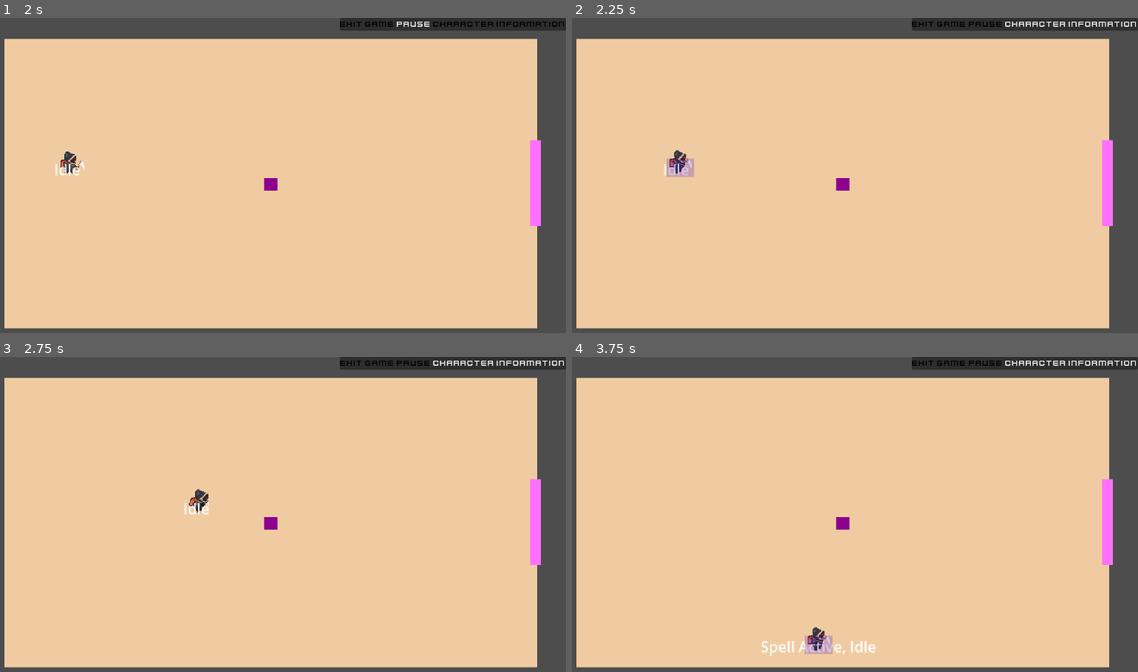
Above: before the commit, frames 1-4 (two rows, left to right).
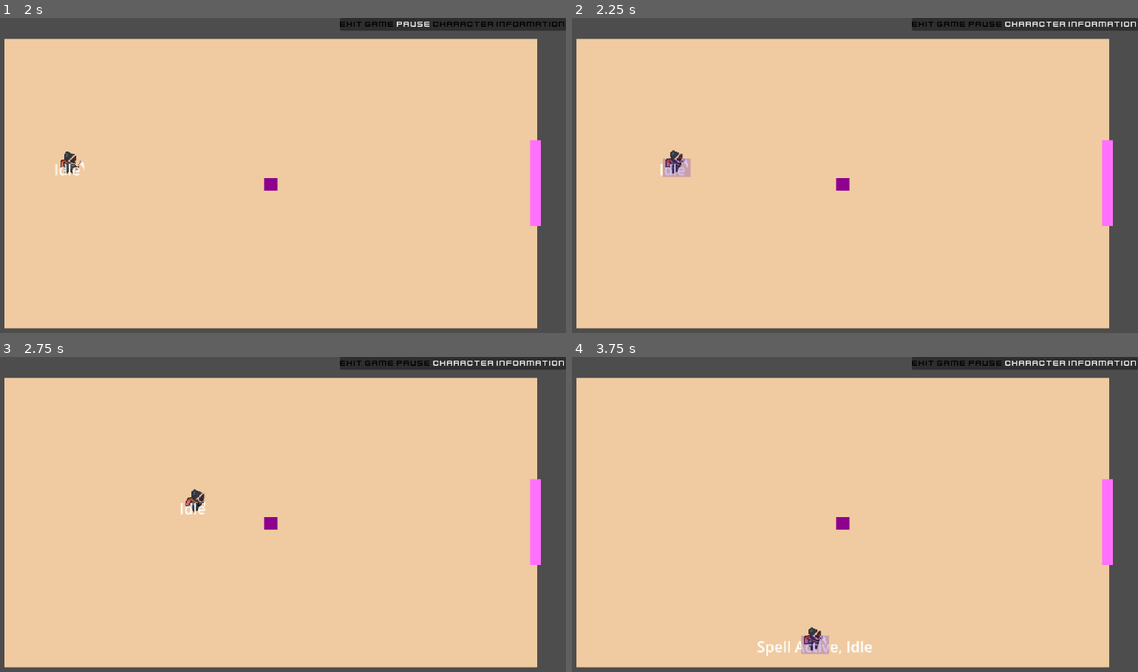
Above: after the commit, the same moments.

Repository: mabanana/MagicPE
Game: Godot game, scene res://Scenes/Menus/Main.tscn
Same seed, same stepped clock (60 frames per second), same inputs: the game is played once before the commit and once after it.
Inputs (mouse positions are in pixels of both pictures, inside the frame that each line leads up to):
- Up to frame 1 (2 s): click "Character Information" at 0.5 s; click "Pause" at 1.25 s
- Up to frame 2 (2.25 s): move the mouse to (973, 166) at 2.02 s; press the mouse at (973, 166) at 2.03 s; hold Right (ui_right) from 2.03 s (still down)
- Up to frame 3 (2.75 s): keep holding Right (ui_right)
- Up to frame 4 (3.75 s): move the mouse to (724, 539) at 2.77 s; release Right (ui_right) at 2.78 s; release the mouse at (724, 539) at 2.78 s; hold Down (ui_down) 2.78-3.53 s; right-click (724, 539) at 2.85 s; tap Enter (ui_accept) at 3.02 s; move the mouse to (900, 448) at 3.52 s; press the mouse at (900, 448) at 3.53 s; hold Right (ui_right) from 3.53 s (still down)

Frame 1 is identical in both runs. In frame 2, 0.3% of the frame differs, in the area x 15-22%, y 41-51%; in frame 3, 0.2%; in frame 4, 0.6%, in the area x 32-54%, y 85-96%.

Commit message:
Update movement

Diff:
--- a/Scripts/Defaults/PlayerEnitity.gd
+++ b/Scripts/Defaults/PlayerEnitity.gd
@@ -2,6 +2,8 @@
 class_name PlayerEntity
 
 @export var move_speed: int = 200
+@export var acceleration: int = 60
+@export var decceleration: int = 20
 @export var sprite_2d: Sprite2D
 
 var state_machine: CharacterStateMachine
@@ -44,15 +46,20 @@
 	state_machine.char_component = char_component
 
 func _physics_process(delta):
-	x_direction = Input.get_axis("ui_left", "ui_right")
-	y_direction = Input.get_axis("ui_up", "ui_down")
-	if state_machine.is_can_move() and (x_direction or y_direction):
-		velocity.x = x_direction
-		velocity.y = y_direction
-		velocity = velocity.normalized() * move_speed
+	if state_machine.is_can_move():
+		x_direction = Input.get_axis("ui_left", "ui_right")
+		y_direction = Input.get_axis("ui_up", "ui_down")
 	else:
-		velocity.y = move_toward(velocity.x, 0, move_speed)
-		velocity.x = move_toward(velocity.x, 0, move_speed)
+		x_direction = 0
+		y_direction = 0
+
+	if x_direction or y_direction:
+		velocity.x = move_toward(velocity.x, x_direction * move_speed, acceleration)
+		velocity.y = move_toward(velocity.y, y_direction * move_speed, acceleration)
+		#velocity = velocity.normalized() * move_speed
+	else:
+		velocity.y = move_toward(velocity.y, 0, decceleration)
+		velocity.x = move_toward(velocity.x, 0, decceleration)
 	#print("PlayerEntity: Velocity(x,y):", velocity.x, velocity.y)
 	#print("PlayerEntity: GlobalPosition(x,y):", global_position.x, global_position.y)
 	#print("PlayerEntity: InputDirection: x",x_direction, ", y", y_direction)
@@ -78,10 +85,10 @@
 		facing = 1
 
 func pass_blend_position():
-	blend_position.x = x_direction
-	blend_position.y = y_direction
+	blend_position.x = velocity.x
+	blend_position.y = velocity.y
 	# Sends parameter data to the animation tree
-	animation_tree.set("parameters/Move/blend_position", blend_position)
+	animation_tree.set("parameters/Move/blend_position", blend_position.normalized())
 
 func _input(event):
 	if event.is_action_pressed("ui_accept"):
